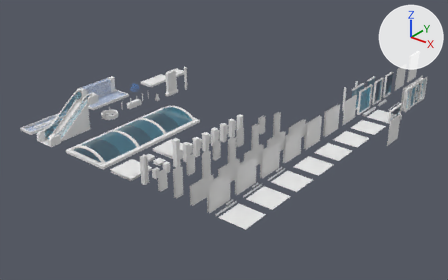
Before and after pictures for a commit that changed the FBX model Assets/VXR1161/Models/DealStealer-ModelKit.fbx.
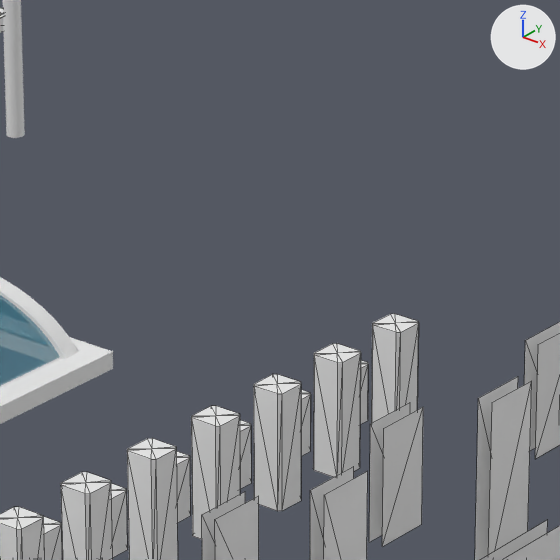
Each version appears first whole from a 50 mm camera at (26.23, -35.72, 29.89) aimed at (-17.33, 18.73, -3.86), and next in a close-up on the part from 41% to 59% of the width and 25% to 53% of the height. The lights are fixed; the arrows at upper right show +X, +Y and +Z. The last two pictures show the newer version. The close-ups show mesh edges as thin lines. Where no turn or scale is listed for an object, it has been applied to the vertices.

The scene before the commit, as lines of its bpy script (objects in view):
```python
me_cube_015 = bpy.data.meshes.new('Cube.015')
me_cube_015.from_pydata([(-0.25, 0.0, 0.0), (-0.25, 0.0, 3.0), (-0.25, 1.0, 0.0), (-0.25, 1.0, 3.0), (0.0, 0.0, 0.0), (0.0, 0.0, 3.0), (0.0, 1.0, 0.0), (0.0, 1.0, 3.0)], [], [(1, 2, 0), (7, 4, 6), (1, 3, 2), (7, 5, 4)])
me_cube_015.materials.append(mat_trim_sheet)  # white #e7e7e7
me_cube_020 = bpy.data.meshes.new('Cube.020')
me_cube_020.from_pydata([(-0.25, 0.0, 0.0), (-0.25, 0.0, 2.0), (-0.25, 3.0, 0.0), (-0.25, 3.0, 2.0), (0.0, 0.0, 0.0), (0.0, 0.0, 2.0), (0.0, 3.0, 0.0), (0.0, 3.0, 2.0)], [], [(1, 2, 0), (1, 3, 2), (5, 6, 7), (5, 4, 6)])
me_cube_020.materials.append(mat_trim_sheet)  # white #e7e7e7
me_cube_078 = bpy.data.meshes.new('Cube.078')
me_cube_078.from_pydata(...)  # 19 vertices, 28 faces; spans x -0.545..0.025, y -0.027..0.547, z 0.0..1.0
me_cube_078.materials.append(mat_trim_sheet)  # white #e7e7e7
ob_support_granite_small = bpy.data.objects.new('Support.Granite.Small', me_cube_078)
ob_support_granite_small.location = (-13.0, 10.5, 0.0)
ob_wall_c_half = bpy.data.objects.new('Wall C.Half', me_cube_020)
ob_wall_c_half.location = (-6.0, 8.0, 0.0)
ob_wall_d_mid = bpy.data.objects.new('Wall D.Mid', me_cube_015)
ob_wall_d_mid.location = (-8.0, 12.0, 0.0)
# also in view: 'Support.Aluminium' at (-12.26, 15.26, 1.0); 'Wall E.HalfMid' at (-10.12, 16.5, 1.0); 'Skylight' at (-21.0, 7.5, 0.34); 'Support.BlueTile.Small' at (-13.26, 13.76, 0.5); 'Support.WhiteTile' at (-12.26, 12.26, 1.0)
```
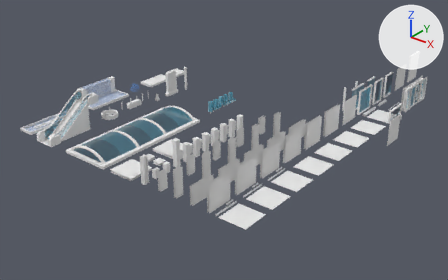
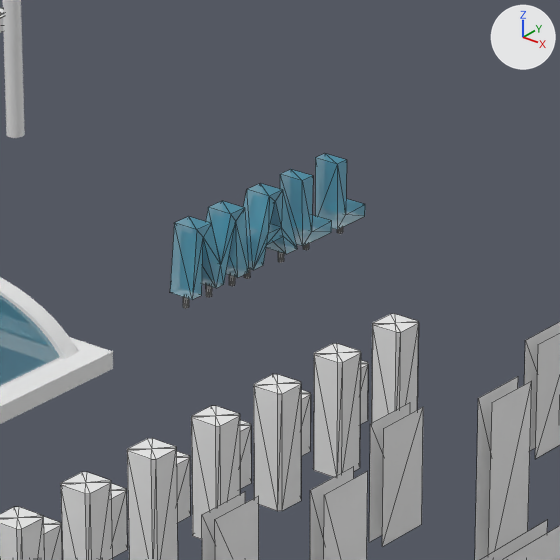
Location of each change, [x1, y1, x2, y2] in pixels of the close-ups (560 x 560 px):
'Mall Entrance Sign', added
    after: [170, 153, 365, 308]
    faces in mat_entrance_sign (cyan #50abc7): [170, 153, 365, 300]
    faces in mat_trim_sheet (white #e7e7e7): [183, 227, 343, 308]

The change, as a diff of the scene's bpy script:
```diff
--- a/Assets/VXR1161/Models/DealStealer-ModelKit.fbx.py
+++ b/Assets/VXR1161/Models/DealStealer-ModelKit.fbx.py
@@ mat_entrance_sign @@
+mat_entrance_sign = principled_material('Entrance Sign')
+mat_entrance_sign.base_color = (0.0802, 0.407, 0.571)  # cyan #50abc7
+mat_entrance_sign.alpha = 0.5
@@ me_plane_001 @@
+me_plane_001.from_pydata(...)  # 191 vertices, 300 faces; spans x -0.49..0.01, y 0.08..4.92, z 0.0..1.5
+# faces by material slot: [212, 88]
+me_plane_001.materials.append(mat_trim_sheet)  # white #e7e7e7
+me_plane_001.materials.append(mat_entrance_sign)  # cyan #50abc7
@@ ob_mall_entrance_sign @@
+ob_mall_entrance_sign = bpy.data.objects.new('Mall Entrance Sign', me_plane_001)
+ob_mall_entrance_sign.location = (-18.0, 17.0, 0.0)
```
